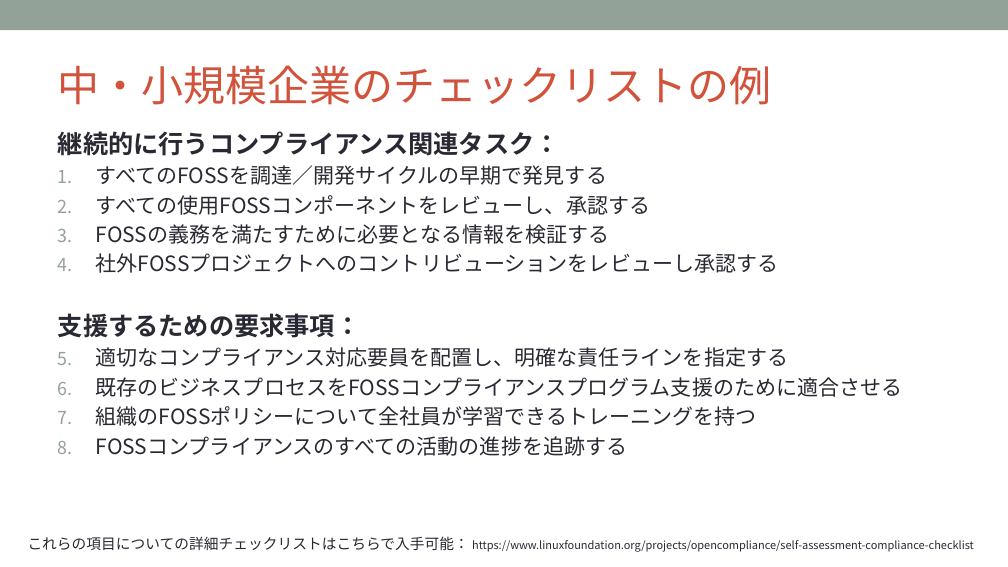
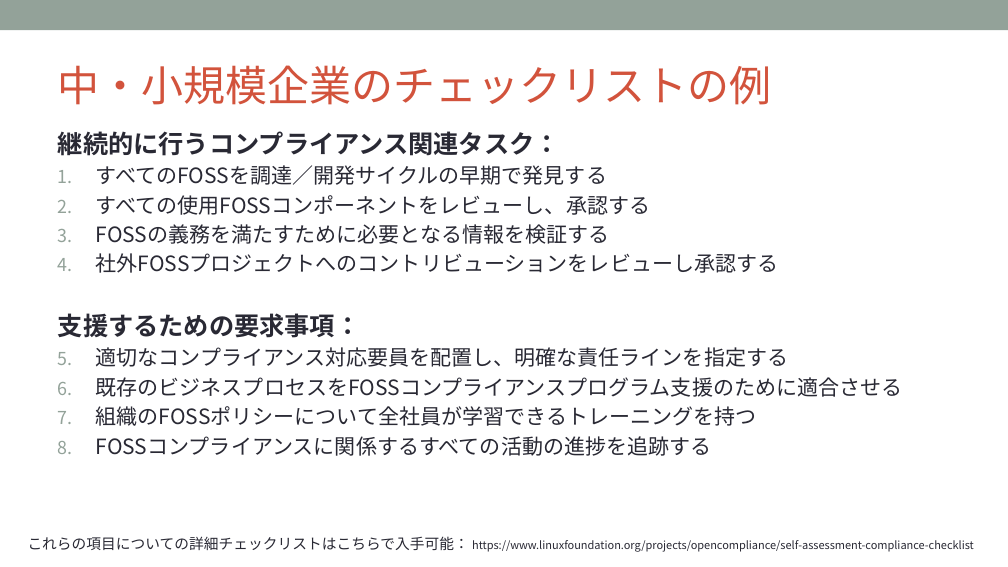
Before and after one commit to OpenChain-Project/Curriculum-Translation-JP, a slide deck: slide 55 of RELEASE/openchain-curriculum-for-1-1_JP.pptx. Drawn at 1008x567 pixels with LibreOffice and Linux fonts; fonts in the diff are those of the drawing; background and template pictures are left out. Boxes give left, top, right and bottom in pixels: in the first picture for what was removed or moved away, otherwise in the second. Text is boxed around its words. In the diff, an @@ line names an element or a change of style, - is before the commit and + after.

```diff
--- a/RELEASE/openchain-curriculum-for-1-1_JP.pptx
+++ b/RELEASE/openchain-curriculum-for-1-1_JP.pptx
@@ text at <box>96,436,712,456</box>: text changed @@
-4. FOSSコンプライアンスのすべての活動の進捗を追跡する
+4. FOSSコンプライアンスに関係するすべての活動の進捗を追跡する
```
Also in this commit, not shown: 12 other slides changed.
